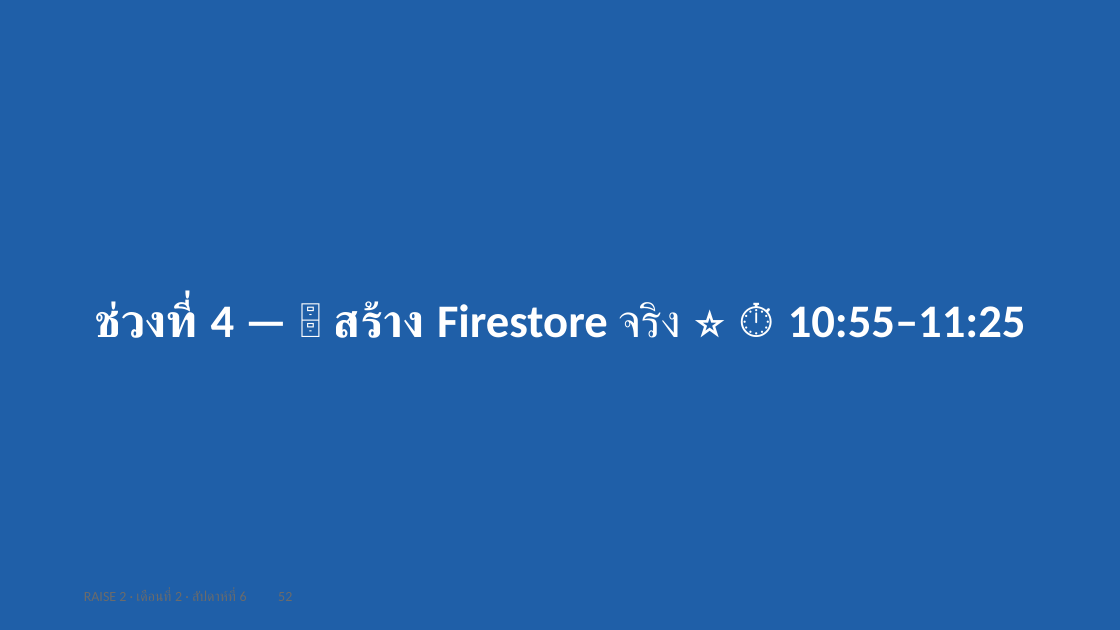
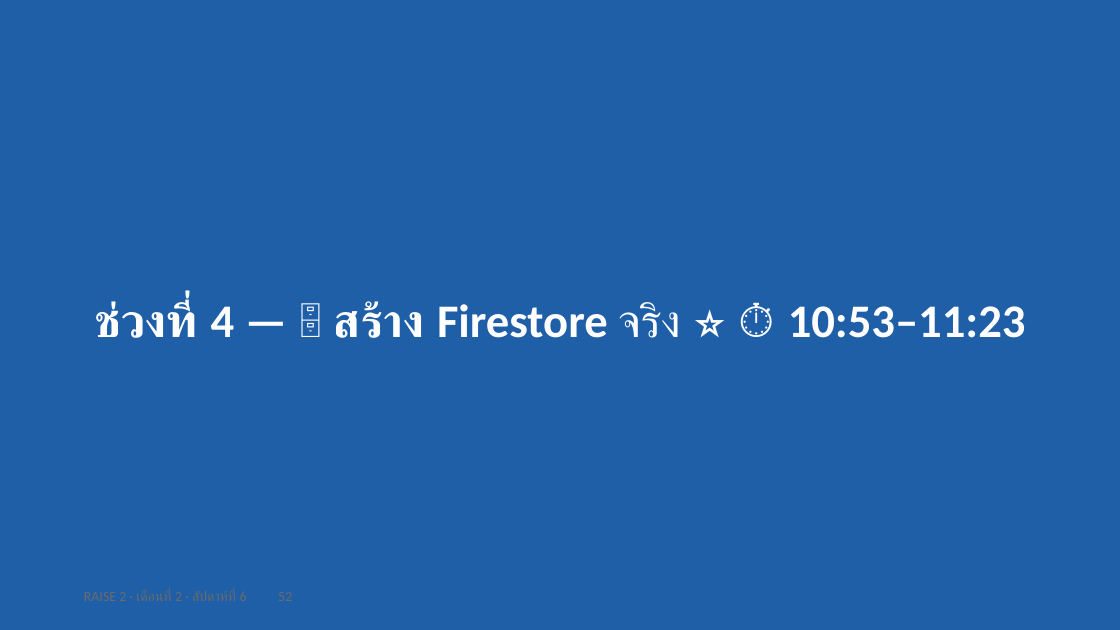
Before and after one commit to cnacha-mfu/raise2-module2, a slide deck: slide 52 of materials/week6/w6-slides.pptx. Drawn at 1120x630 pixels with LibreOffice and Linux fonts; fonts in the diff are those of the drawing. Boxes give left, top, right and bottom in pixels: in the first picture for what was removed or moved away, otherwise in the second. Text is boxed around its words. In the diff, an @@ line names an element or a change of style, - is before the commit and + after.

```diff
--- a/materials/week6/w6-slides.pptx
+++ b/materials/week6/w6-slides.pptx
@@ text at (94, 301, 1026, 338): text changed @@
-ช่วงที่ 4 — 🗄️ สร้าง Firestore จริง ⭐ ⏱ 10:55–11:25
+ช่วงที่ 4 — 🗄️ สร้าง Firestore จริง ⭐ ⏱ 10:53–11:23
```
Also in this commit, not shown: 52 other slides changed, 5 slides added, 3 slides removed, 27 other files.
